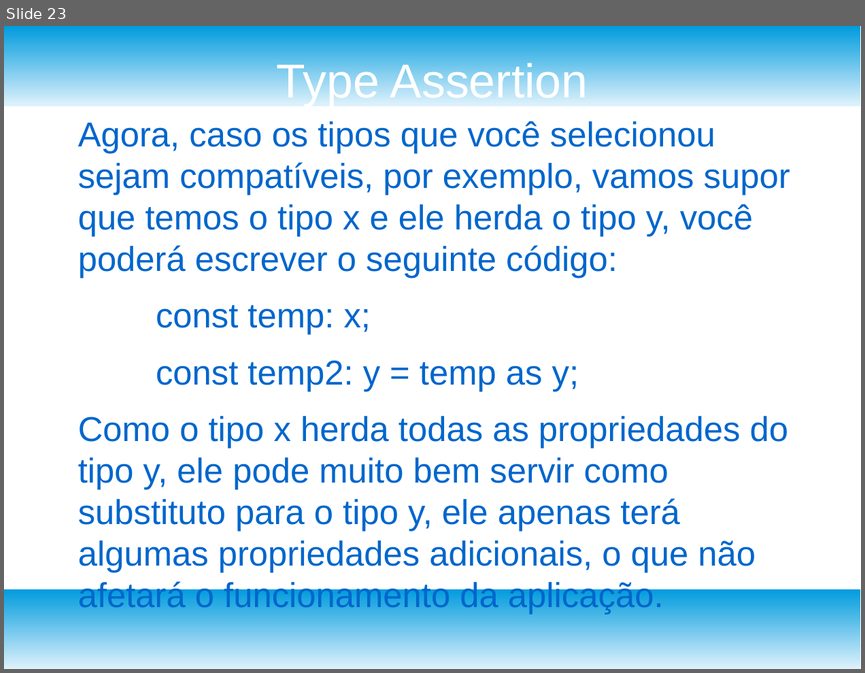
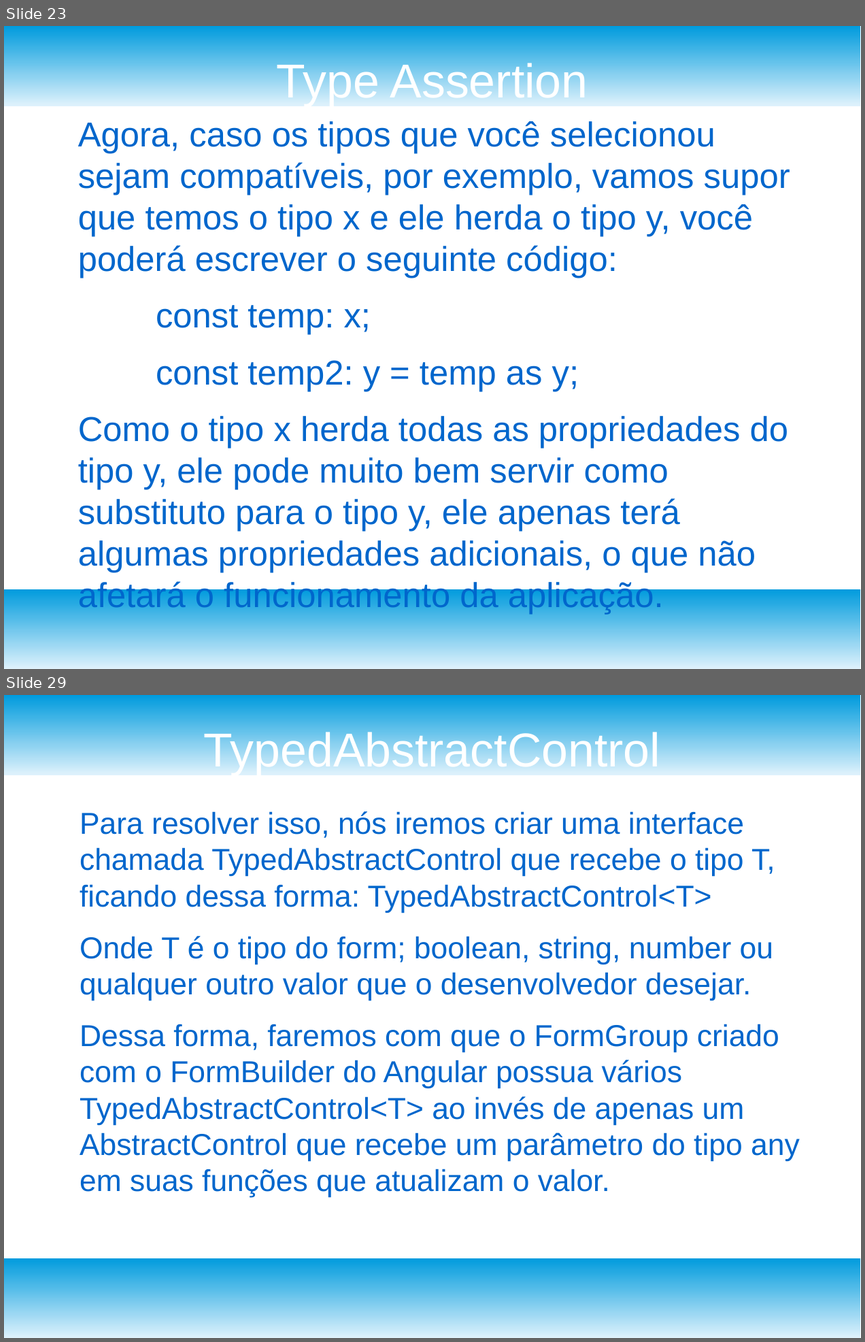
Before and after one commit to nstseek/workshop-angular-3, a slide deck: Angular pt3.odp. Shown one above the other, each under a label of ours: slide 23 before the commit, slides 23 and 29 after it; the slides between them are not shown. The pictures are 865x673 and 865x1342 pixels, drawn with LibreOffice and Linux fonts; fonts in the diff are those of the drawing. Boxes give left, top, right and bottom in pixels: in the first picture for what was removed or moved away, otherwise in the second. Text is boxed around its words. In the diff, an @@ line names an element or a change of style, - is before the commit and + after.

Commit message:
Atualiza ppt

```diff
--- a/Angular pt3.odp
+++ b/Angular pt3.odp
@@ slide 29 added at [4, 695, 861, 1338], background #FFFFFF; not listed: 2 template elements that a slide beside it also shows @@
@@ title added at [204, 728, 660, 775], 44 pt, text #FFFFFF @@
+TypedAbstractControl
@@ text added at [79, 811, 800, 1198], 28 pt, text #0066CC @@
+Para resolver isso, nós iremos criar uma interface chamada TypedAbstractControl que recebe o tipo T, ficando dessa forma: TypedAbstractControl<T>
+Onde T é o tipo do form; boolean, string, number ou qualquer outro valor que o desenvolvedor desejar.
+Dessa forma, faremos com que o FormGroup criado com o FormBuilder do Angular possua vários TypedAbstractControl<T> ao invés de apenas um AbstractControl que recebe um parâmetro do tipo any em suas funções que atualizam o valor.
```
Also in this commit, not shown: 6 other slides added.
